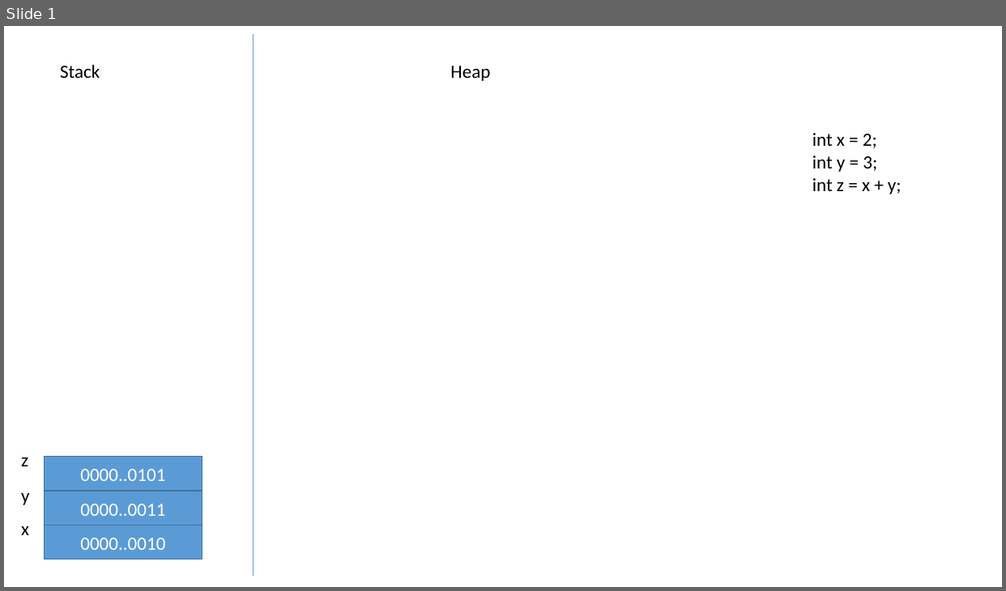
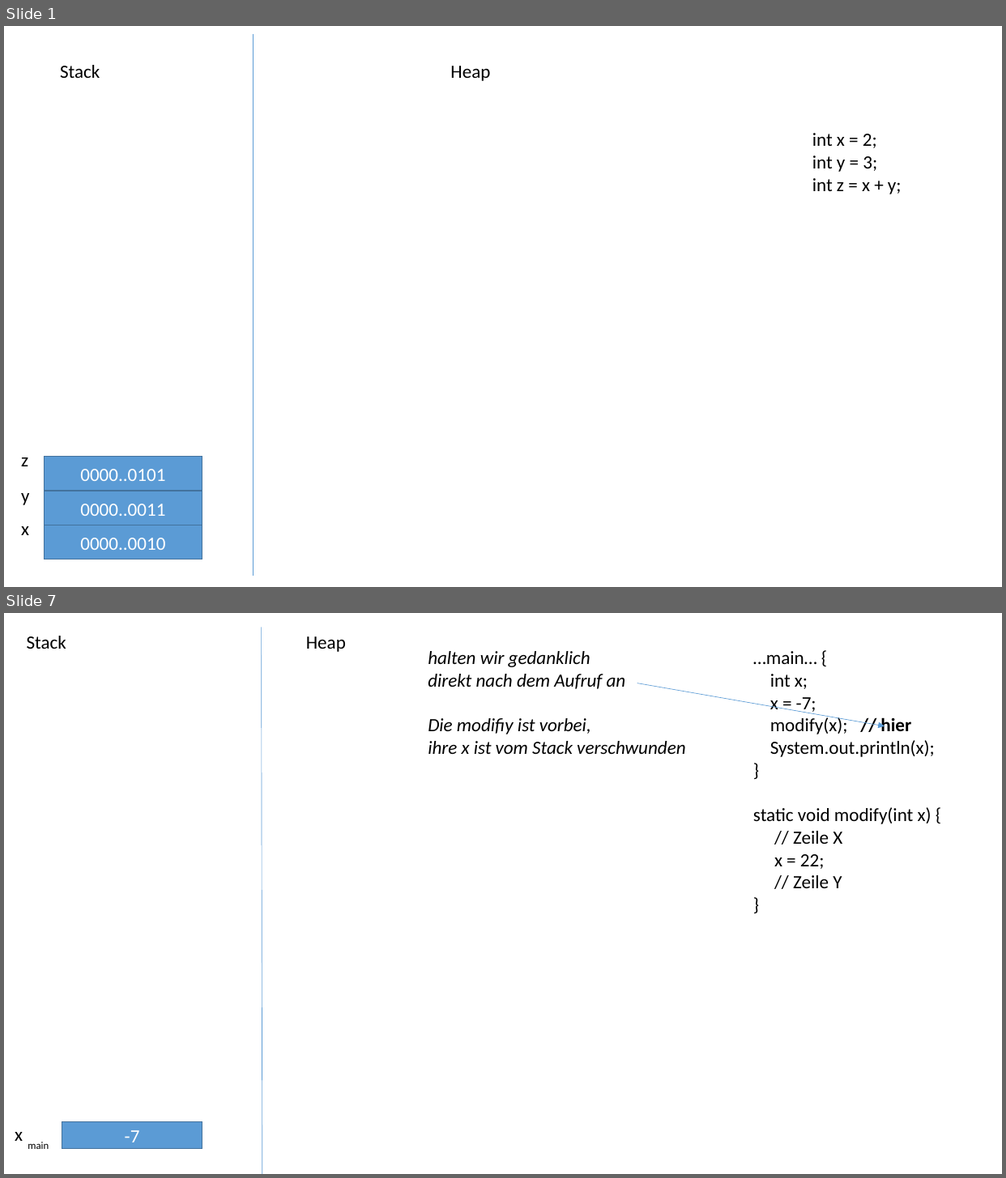
Before and after one commit to ccjavadozent/oca_162982, a slide deck: Diagramme/Stack und Heap.pptx. Shown one above the other, each under a label of ours: slide 1 before the commit, slides 1 and 7 after it; the slides between them are not shown. The pictures are 1006x591 and 1006x1178 pixels, drawn with LibreOffice and Linux fonts; fonts in the diff are those of the drawing. Boxes give left, top, right and bottom in pixels: in the first picture for what was removed or moved away, otherwise in the second. Text is boxed around its words. In the diff, an @@ line names an element or a change of style, - is before the commit and + after.

```diff
--- a/Diagramme/Stack und Heap.pptx
+++ b/Diagramme/Stack und Heap.pptx
@@ slide 7 added at [4,613,1002,1174], background #FFFFFF @@
@@ text added at [27,636,66,649], 18 pt, text #000000 @@
+Stack
@@ line added from (262, 628) to (262, 1174), #5B9BD5 0.5 pt @@
@@ text added at [306,636,346,652], 18 pt, text #000000 @@
+Heap
@@ text added at [428,651,685,754], 18 pt, text #000000, italic @@
+halten wir gedanklich
+direkt nach dem Aufruf an
+Die modifiy ist vorbei,
+ihre x ist vom Stack verschwunden
@@ text added at [753,651,935,888], 18 pt, text #000000 @@
+…main… {
+int x;
+x = -7;
+modify(x); // hier
+System.out.println(x);
+}
+static void modify(int x) {
+// Zeile X
+x = 22;
+// Zeile Y
+}
@@ arrow added from (637, 683) to (884, 726), #5B9BD5 0.5 pt @@
@@ rectangle added at [62,1122,202,1149], fill #5B9BD5, outline #43739E 1 pt, 18 pt, text #FFFFFF @@
+-7
@@ text added at [15,1132,23,1141], 18 pt, text #000000 @@
+x
@@ text added at [27,1142,49,1149], 10 pt, text #000000 @@
+main
```
Also in this commit, not shown: 6 other slides added, 6 other files.
